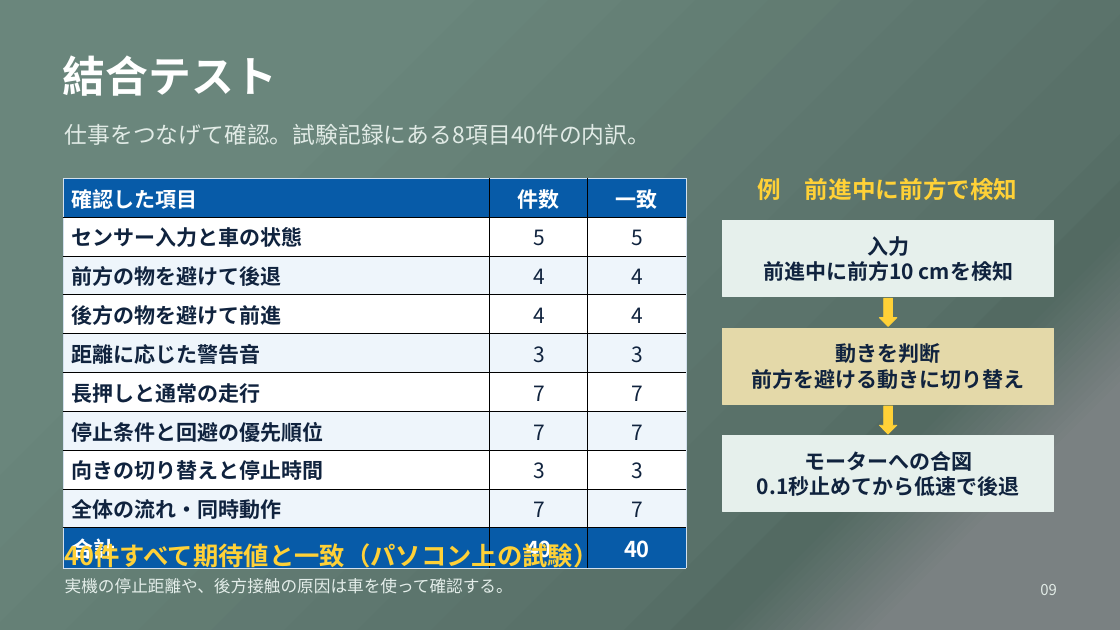
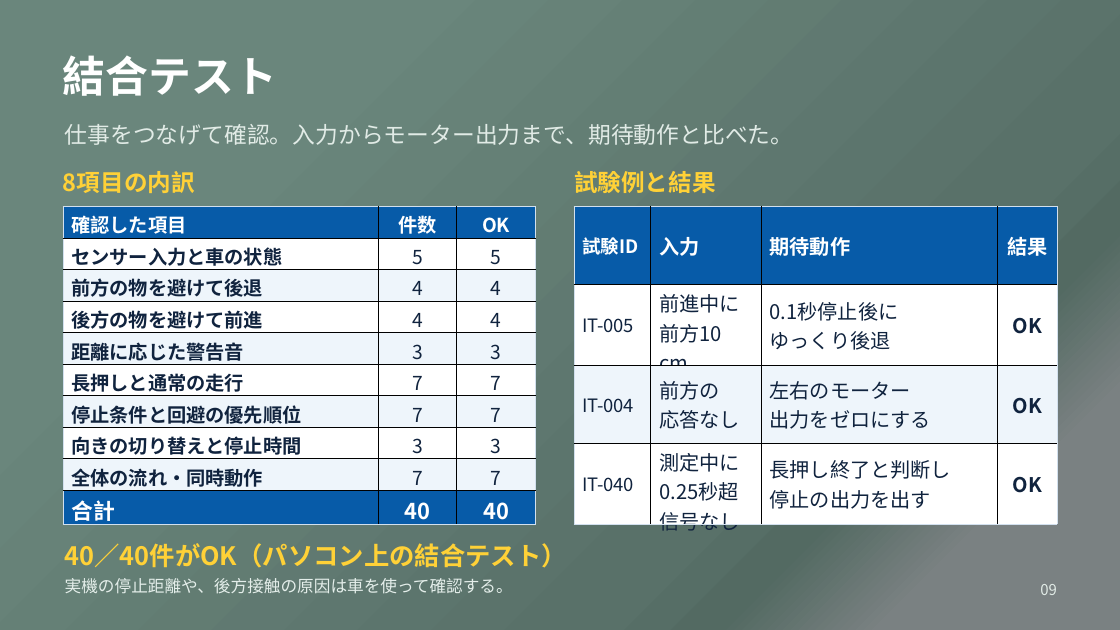
Before and after one commit to aaa1550/-, a slide deck: slide 9 of docs/files/OSOYOO_robot_car_presentation.pptx. Drawn at 1120x630 pixels with LibreOffice and Linux fonts; fonts in the diff are those of the drawing. Boxes give left, top, right and bottom in pixels: in the first picture for what was removed or moved away, otherwise in the second. Text is boxed around its words. In the diff, an @@ line names an element or a change of style, - is before the commit and + after.

```diff
--- a/docs/files/OSOYOO_robot_car_presentation.pptx
+++ b/docs/files/OSOYOO_robot_car_presentation.pptx
@@ text at [65,124,794,145]: text changed @@
-仕事をつなげて確認。試験記録にある8項目40件の内訳。
+仕事をつなげて確認。入力からモーター出力まで、期待動作と比べた。
@@ text added at [63,171,195,193], 20.2 pt, text #FFD137, bold @@
+8項目の内訳
@@ text added at [574,171,716,193], 20.2 pt, text #FFD137, bold @@
+試験例と結果
@@ text removed at [758,178,1018,200] @@
-例 前進中に前方で検知
@@ table at [63,207,536,529] @@
-row 1, column 3: 一致
+row 1, column 3: OK
@@ size 18 to 16.5 pt @@
@@ table: place and size @@
-table at [63,178,686,567]
+table at [63,207,536,529]
@@ table added at [574,207,1057,539], 4 rows, 4 columns @@
+試験ID | 入力 | 期待動作 | 結果
+IT-005 | 前進中に / 前方10 cm | 0.1秒停止後に / ゆっくり後退 | OK
+IT-004 | 前方の / 応答なし | 左右のモーター / 出力をゼロにする | OK
+IT-040 | 測定中に / 0.25秒超 / 信号なし | 長押し終了と判断し / 停止の出力を出す | OK
@@ rectangle removed at [723,220,1054,297] @@
-入力
-前進中に前方10 cmを検知
@@ down arrow removed at [880,298,897,326] @@
@@ rectangle removed at [723,329,1054,405] @@
-動きを判断
-前方を避ける動きに切り替え
@@ down arrow removed at [880,406,897,434] @@
@@ rectangle removed at [723,436,1054,513] @@
-モーターへの合図
-0.1秒止めてから低速で後退
@@ text at [65,543,567,568]: text changed @@
-40件すべて期待値と一致（パソコン上の試験）
+40／40件がOK（パソコン上の結合テスト）
```
Also in this commit, not shown: 6 other slides changed, 3 other files.
